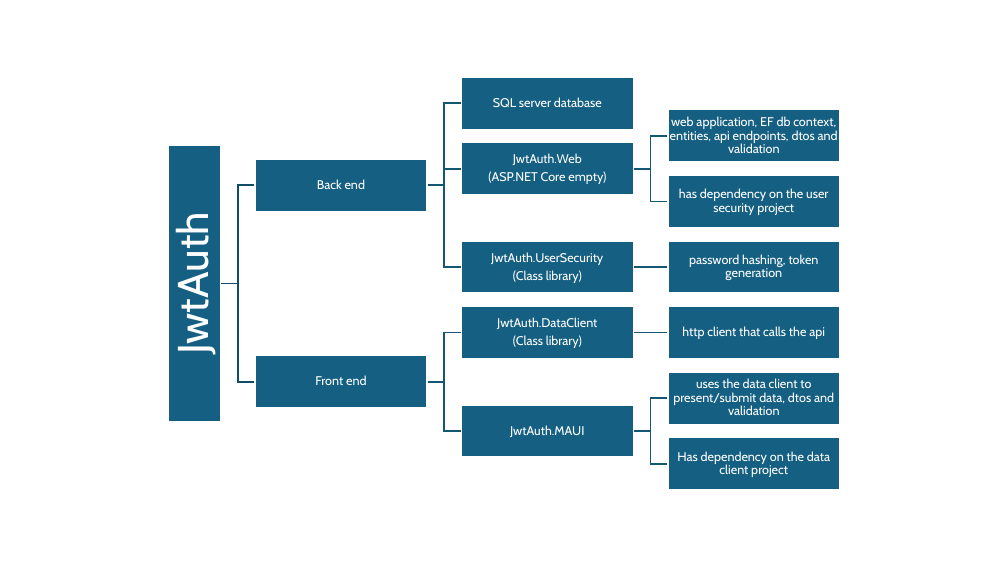
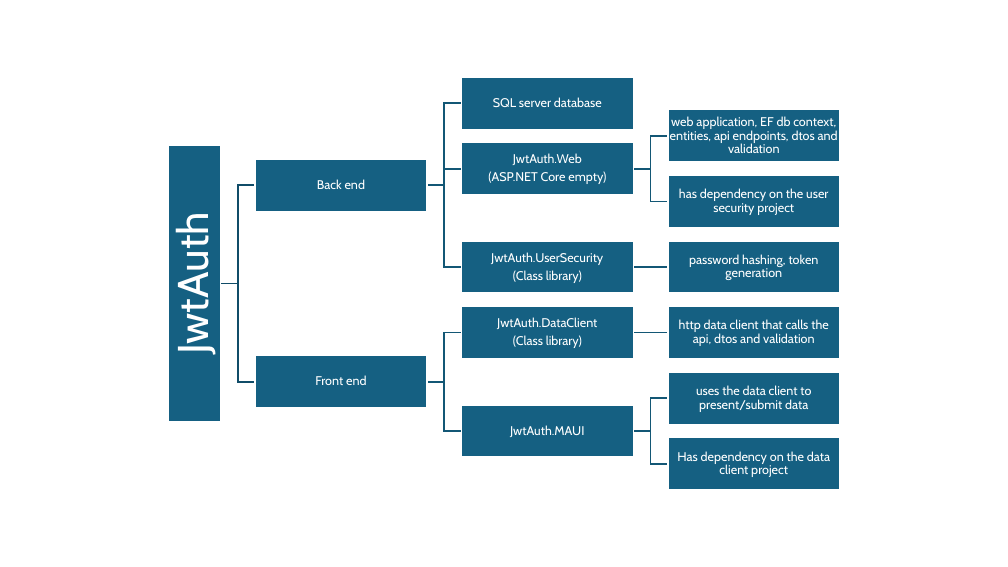
Before and after one commit to cblemaster/JwtAuth, a slide deck: slide 1 of Documentation/JwtAuth-App-Architecture.pptx. Drawn at 1008x567 pixels with LibreOffice and Linux fonts; fonts in the diff are those of the drawing. Boxes give left, top, right and bottom in pixels: in the first picture for what was removed or moved away, otherwise in the second. Text is boxed around its words. In the diff, an @@ line names an element or a change of style, - is before the commit and + after.

```diff
--- a/Documentation/JwtAuth-App-Architecture.pptx
+++ b/Documentation/JwtAuth-App-Architecture.pptx
@@ text at [679,319,829,346]: text changed @@
-http client that calls the api
+http data client that calls the api, dtos and validation
@@ text at [696,385,811,412]: text changed @@
-uses the data client to present/submit data, dtos and validation
+uses the data client to present/submit data
```
Also in this commit, not shown: 2 other files.
